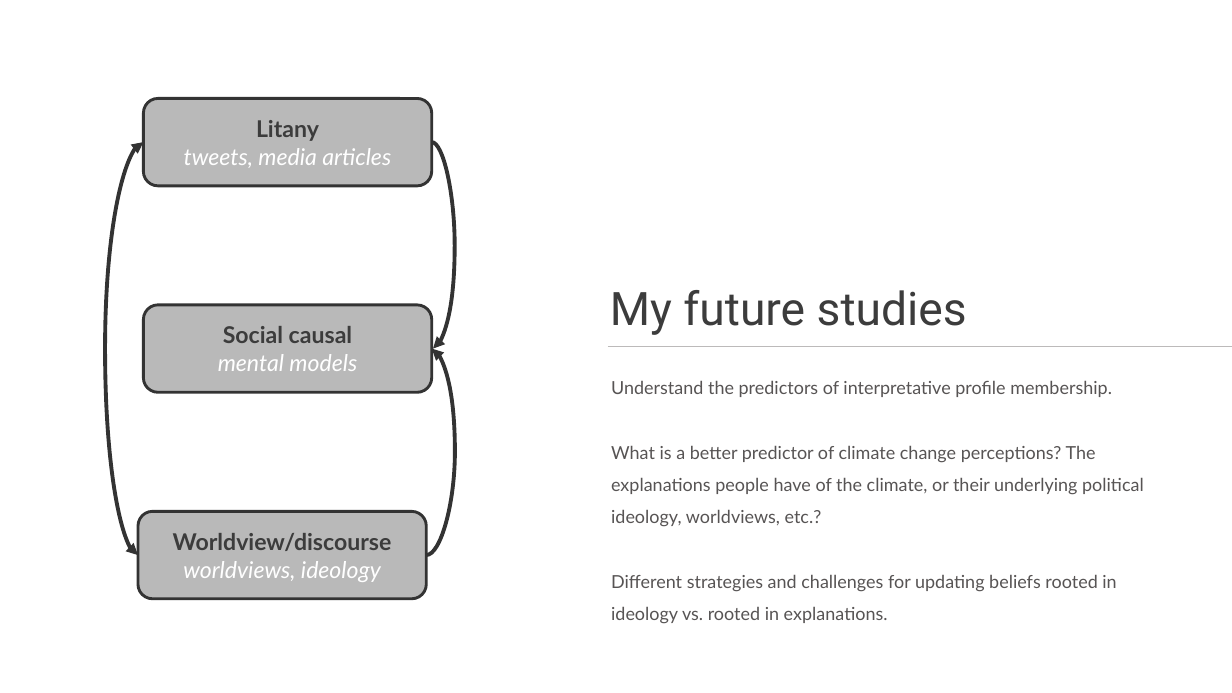
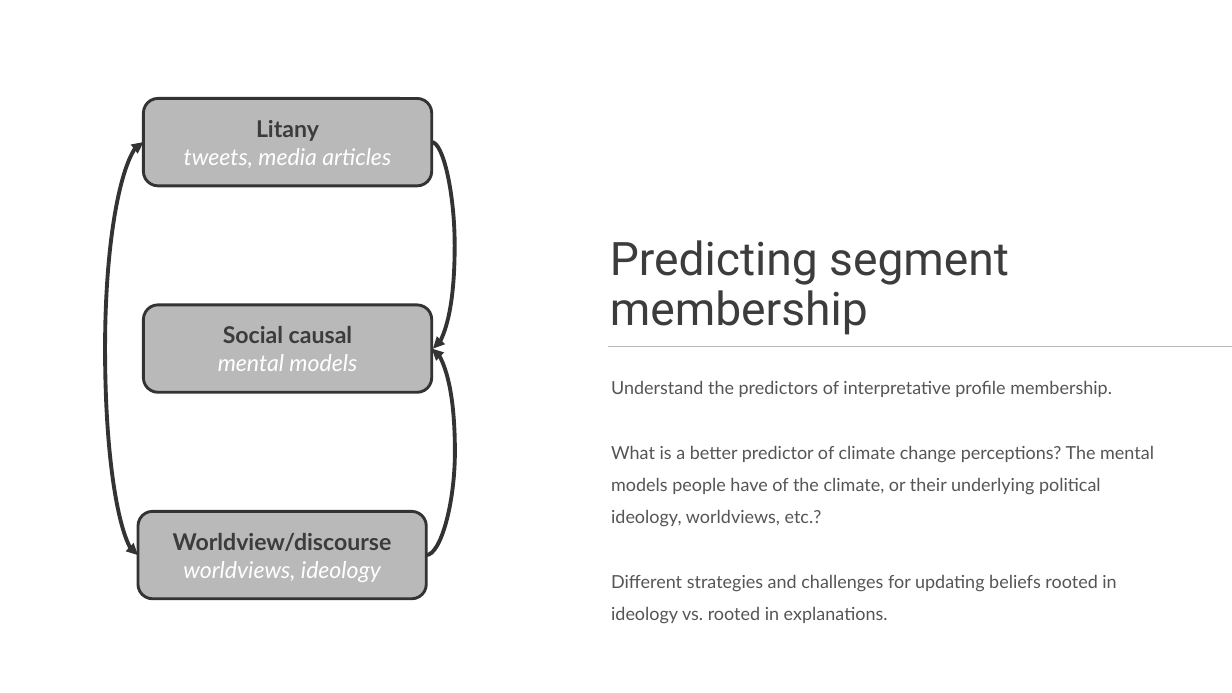
Before and after one commit to matt-lab/matt-lab.github.io, a slide deck: slide 34 of assets/presentations/data2019.pptx. Drawn at 1232x693 pixels with LibreOffice and Linux fonts; fonts in the diff are those of the drawing. Boxes give left, top, right and bottom in pixels: in the first picture for what was removed or moved away, otherwise in the second. Text is boxed around its words. In the diff, an @@ line names an element or a change of style, - is before the commit and + after.

```diff
--- a/assets/presentations/data2019.pptx
+++ b/assets/presentations/data2019.pptx
@@ title at [610, 240, 1009, 335]: text changed @@
-My future studies
+Predicting segment membership
@@ text at [611, 445, 1154, 526]: text changed @@
-What is a better predictor of climate change perceptions? The explanations people have of the climate, or their underlying political ideology, worldviews, etc.?
+What is a better predictor of climate change perceptions? The mental models people have of the climate, or their underlying political ideology, worldviews, etc.?
```
Also in this commit, not shown: 19 other slides changed, 1 slide added, 1 slide removed, 3 other files.
